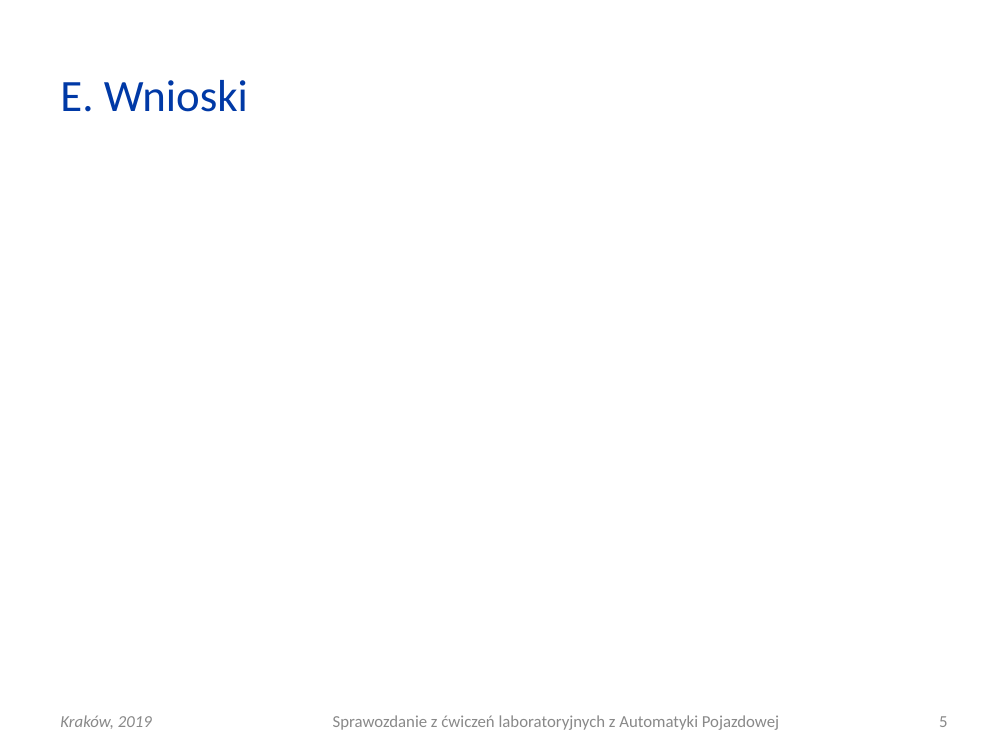
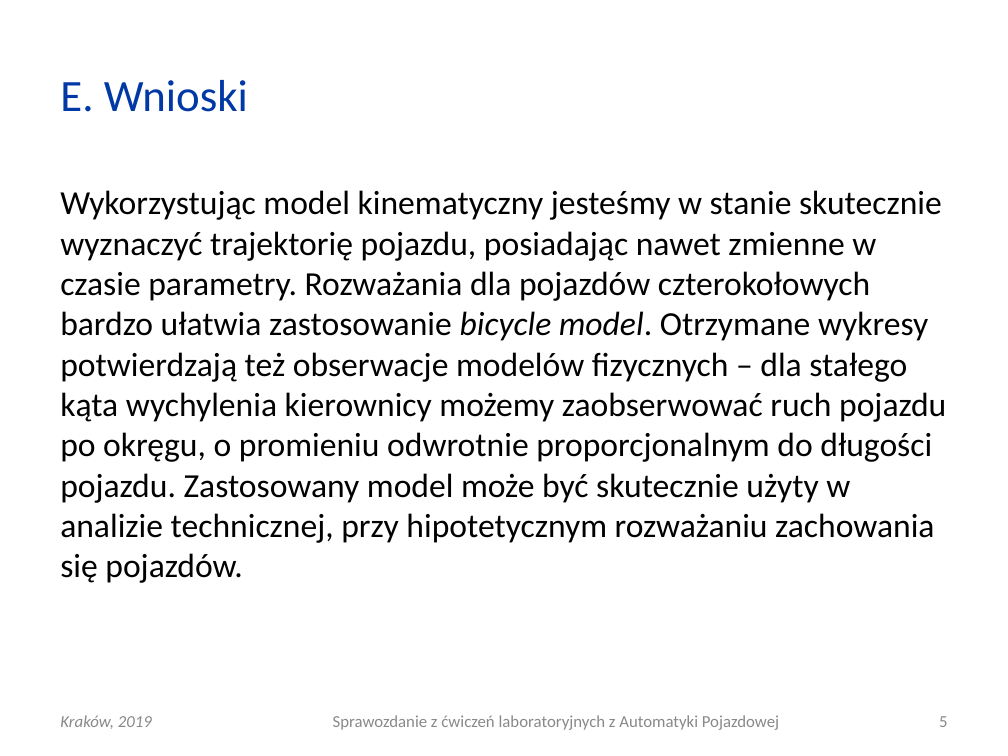
Before and after one commit to Katarzyna-W/AP, a slide deck: slide 5 of AP_L02_20190306_0800_G01.ppt. Drawn at 1008x756 pixels with LibreOffice and Linux fonts; fonts in the diff are those of the drawing. Boxes give left, top, right and bottom in pixels: in the first picture for what was removed or moved away, otherwise in the second. Text is boxed around its words. In the diff, an @@ line names an element or a change of style, - is before the commit and + after.

Commit message:
Wyniki i wnioski

```diff
--- a/AP_L02_20190306_0800_G01.ppt
+++ b/AP_L02_20190306_0800_G01.ppt
@@ text added at [60,190,946,583], 24 pt, text #000000 @@
+Wykorzystując model kinematyczny jesteśmy w stanie skutecznie wyznaczyć trajektorię pojazdu, posiadając nawet zmienne w czasie parametry. Rozważania dla pojazdów czterokołowych bardzo ułatwia zastosowanie bicycle model. Otrzymane wykresy potwierdzają też obserwacje modelów fizycznych – dla stałego kąta wychylenia kierownicy możemy zaobserwować ruch pojazdu po okręgu, o promieniu odwrotnie proporcjonalnym do długości pojazdu. Zastosowany model może być skutecznie użyty w analizie technicznej, przy hipotetycznym rozważaniu zachowania się pojazdów.
```
Also in this commit, not shown: 1 other slide changed.
